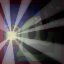
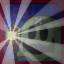
Two versions of the same layered image (w=64, h=64). Layer-by-layer changes:
"light": opacity 45% → 35% over (0, 2, 46, 64)
"logical darkness with light cutout": opacity 100% → 68% over (0, 0, 64, 64)
removed layer "_Border template v9.png" over (0, 0, 64, 64)
added layer "_Border template v11-faceless.png" above "_Border template v11-smol.png" over (0, 0, 64, 64)
